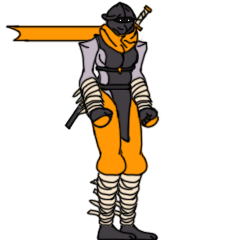
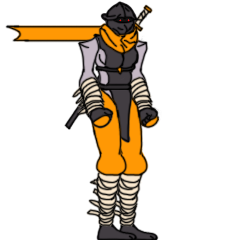
The second (240, 240) image is a revision of the first. Changes to its layers:
added layer "tete2" above "tete" over [left=100, top=1, right=138, bottom=28]
